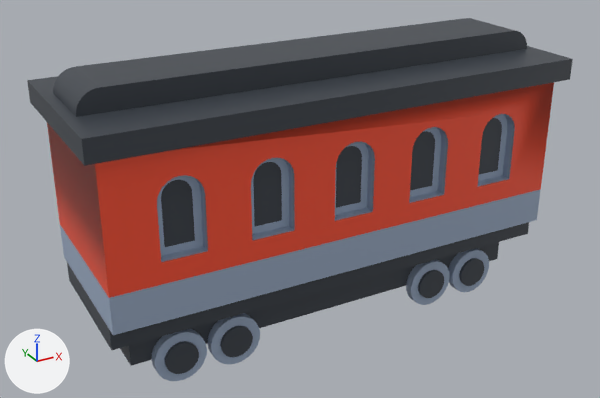
The COLLADA model models/trainWagon.dae: old version first, new version second.
Before and after are seen from a 50 mm camera at (-0.365, -0.641, 0.443) aimed at (-0.012, 0.001, 0.122). Lighting does not change. The marker at lower left points along +X, +Y and +Z. Vertices at the same position are counted once.

In view in the first picture: 'trainWagon'.
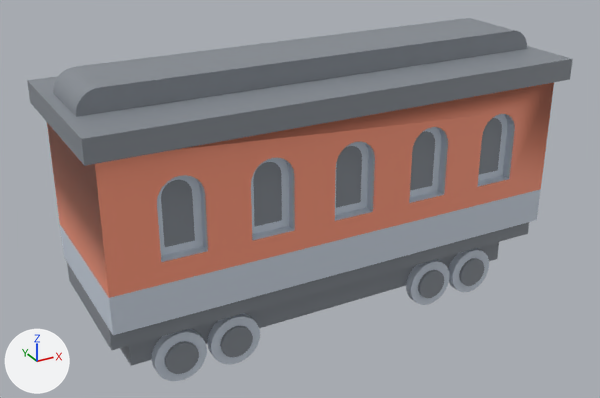
The newer file is also rescaled (x1.625), turned or shifted as a whole; pictures and numbers use the older file's frame.

Edits to the bpy script that builds the scene:
```text
Add mat_ribbon_002:
    mat_ribbon_002 = principled_material('ribbon.002')
    mat_ribbon_002.base_color = (1.0, 0.325, 0.204)  # orange #ff9a7d
Add mat_traingrey_002:
    mat_traingrey_002 = principled_material('trainGrey.002')
    mat_traingrey_002.base_color = (0.243, 0.267, 0.298)  # grey #878d94
Add mat_stone_002:
    mat_stone_002 = principled_material('stone.002')
    mat_stone_002.base_color = (0.624, 0.69, 0.788)  # white #cfd8e6
Add mat_defaultmat_001:
    mat_defaultmat_001 = principled_material('_defaultMat.001')
    mat_defaultmat_001.base_color = (1.0, 1.0, 1.0)  # white #ffffff
Change me_trainwagon:
    where me_trainwagon.from_pydata(...)  # 1308 vertices, 2638 faces; spans x -0.234..0.234, y -0.086..0.086, z 0.0..0.268
    used by ob_trainwagon; location = (0.0, 0.0, 0.0)
    remove me_trainwagon.materials.append(mat_defaultmat)  # white #ffffff
    me_trainwagon part 1: all 1472 faces that had it switch from mat_stone (blue #9fb0c9) to mat_stone_002 (white #cfd8e6)
    me_trainwagon part 2: all 960 faces that had it switch from mat_traingrey (dark grey #3e444c) to mat_traingrey_002 (grey #878d94)
    me_trainwagon part 3: all 180 faces that had it switch from mat_ribbon (red #ff5334) to mat_ribbon_002 (orange #ff9b7d)
    add me_trainwagon.materials.append(mat_defaultmat_001)  # white #ffffff
```

Boxes [x1, y1, x2, y2] around the edits, measured in the pictures (600 x 398 px):
part 1 of me_trainwagon, recoloured (blue to grey)
    both: [60, 114, 541, 381]
part 2 of me_trainwagon, recoloured
    both: [27, 18, 573, 374]
part 3 of me_trainwagon, recoloured
    both: [47, 82, 554, 298]
